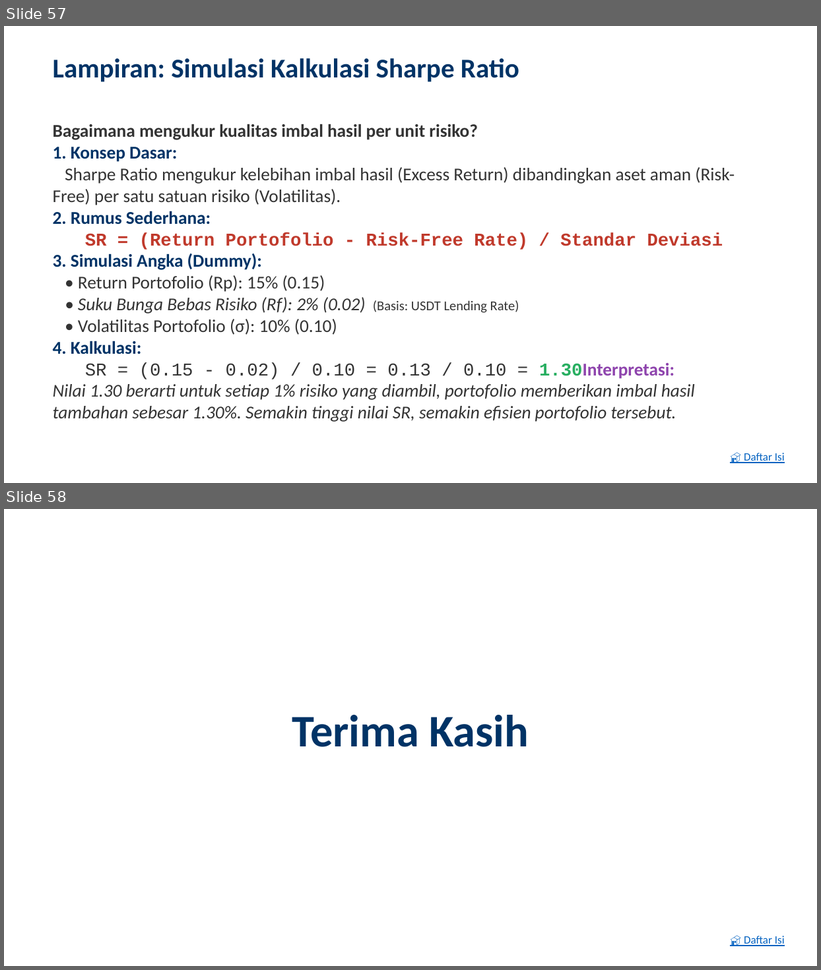
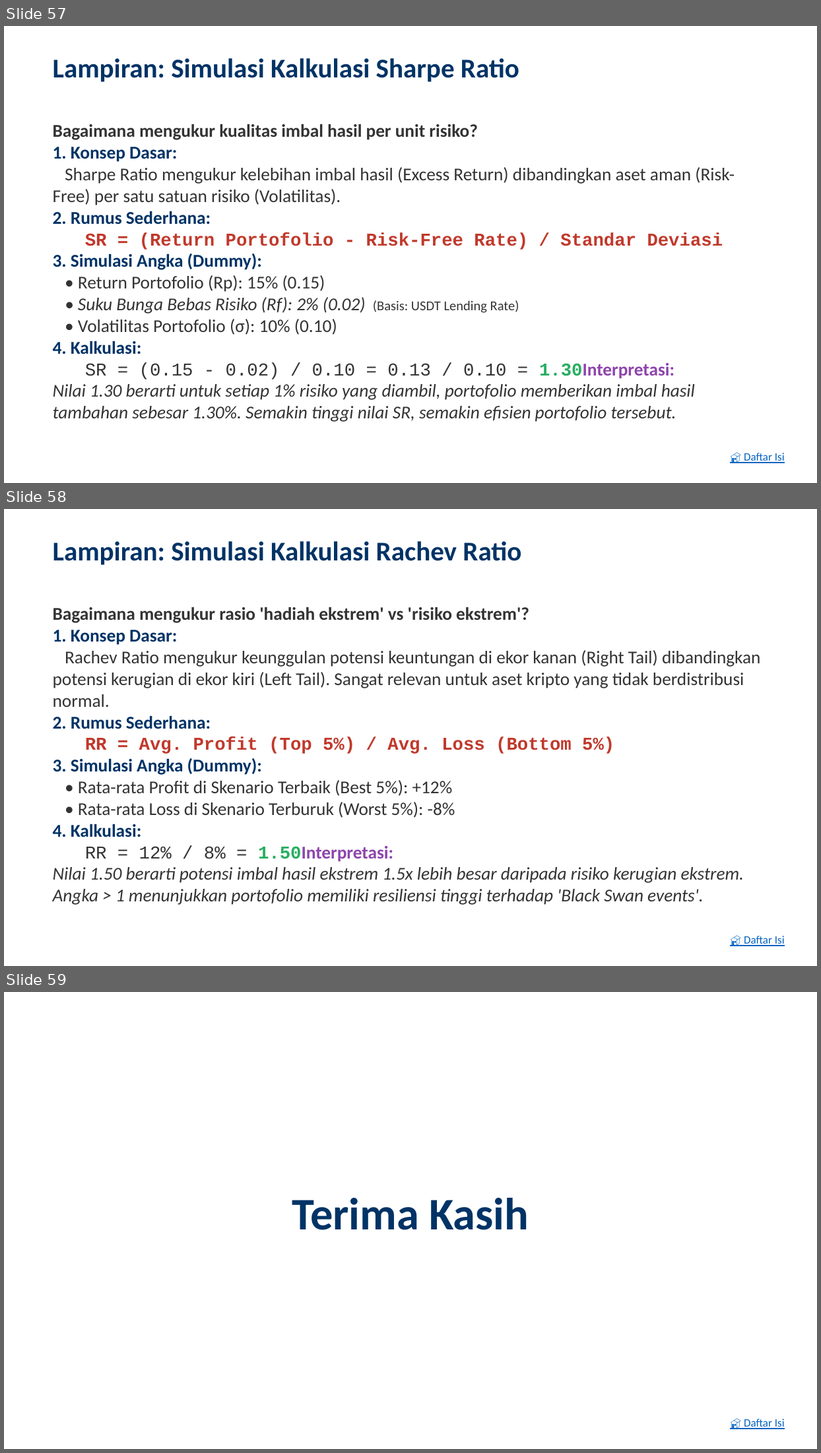
Before and after one commit to ragilrojo/RepoThesis, a slide deck: Presentasi_Proposal_Update.pptx. Shown one above the other, each under a label of ours: slides 57 and 58 before the commit, slides 57, 58 and 59 after it. The pictures are 821x970 and 821x1453 pixels, drawn with LibreOffice and Linux fonts; fonts in the diff are those of the drawing. Boxes give left, top, right and bottom in pixels: in the first picture for what was removed or moved away, otherwise in the second. Text is boxed around its words. In the diff, an @@ line names an element or a change of style, - is before the commit and + after.

Commit message:
feat: add Rachev Ratio simulation slide and update TOC 2

```diff
--- a/Presentasi_Proposal_Update.pptx
+++ b/Presentasi_Proposal_Update.pptx
@@ slide 58 added at [4, 509, 817, 966], background #FFFFFF @@
@@ text added at [53, 541, 521, 565], 24 pt, text #003366, bold @@
+Lampiran: Simulasi Kalkulasi Rachev Ratio
@@ text added at [53, 607, 760, 905], 16 pt, text #333333 @@
+Bagaimana mengukur rasio 'hadiah ekstrem' vs 'risiko ekstrem'?
+1. Konsep Dasar:
+Rachev Ratio mengukur keunggulan potensi keuntungan di ekor kanan (Right Tail) dibandingkan potensi kerugian di ekor kiri (Left Tail). Sangat relevan untuk aset kripto yang tidak berdistribusi normal.
+2. Rumus Sederhana:
+RR = Avg. Profit (Top 5%) / Avg. Loss (Bottom 5%)
+3. Simulasi Angka (Dummy):
+• Rata-rata Profit di Skenario Terbaik (Best 5%): +12%
+• Rata-rata Loss di Skenario Terburuk (Worst 5%): -8%
+4. Kalkulasi:
+RR = 12% / 8% = 1.50Interpretasi:
+Nilai 1.50 berarti potensi imbal hasil ekstrem 1.5x lebih besar daripada risiko kerugian ekstrem. Angka > 1 menunjukkan portofolio memiliki resiliensi tinggi terhadap 'Black Swan events'.
@@ text added at [744, 936, 785, 947], 10 pt, text #0563C1, underline @@
+🏠 Daftar Isi
@@ what was slide 58 is now slide 59 @@
```
Also in this commit, not shown: 1 slide changed, 1 other file.
